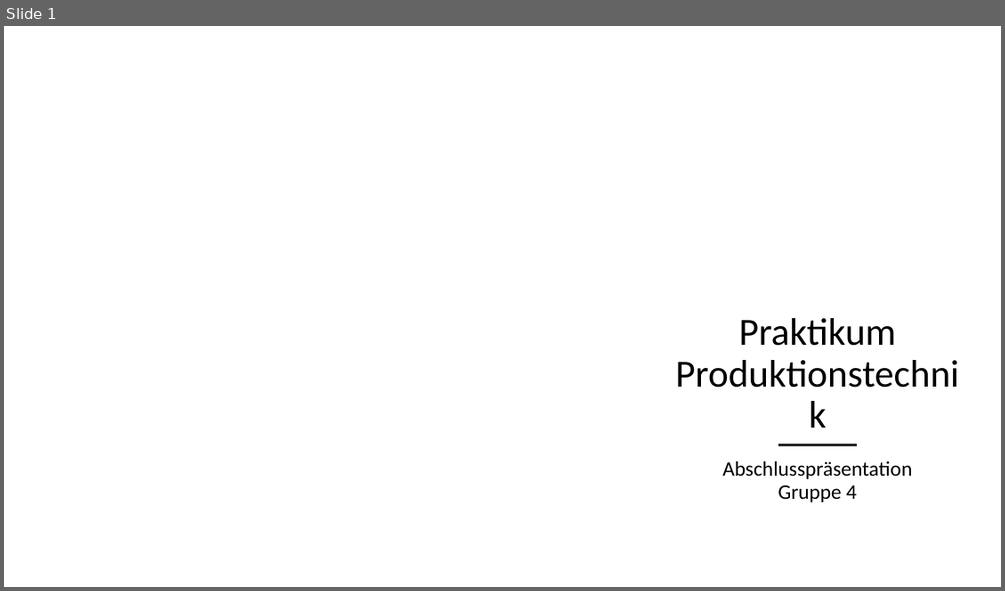
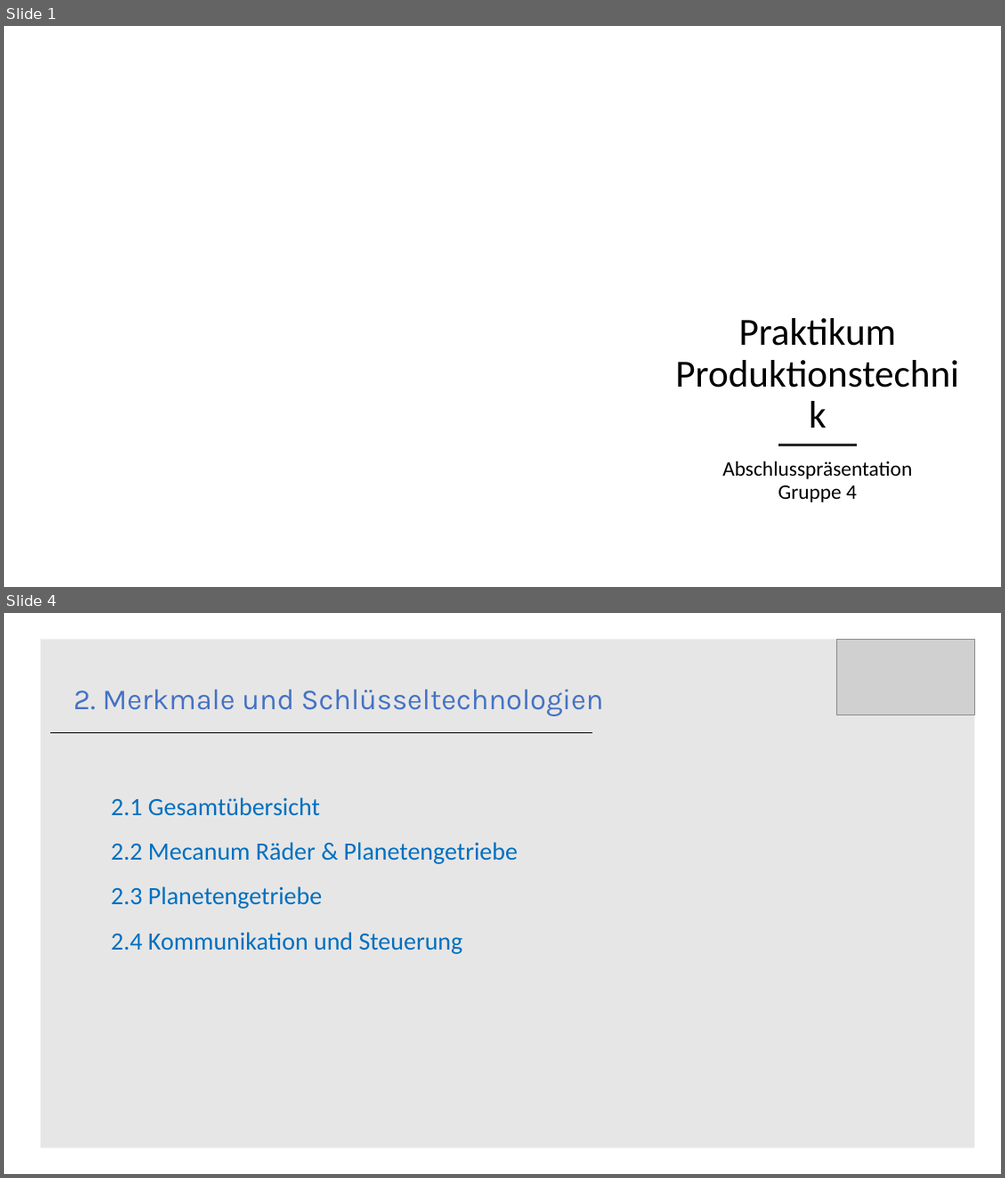
Before and after one commit to Khodii/OmniMoveCar, a slide deck: Praktikum ProdTech Präsentation.pptx. Shown one above the other, each under a label of ours: slide 1 before the commit, slides 1 and 4 after it; the slides between them are not shown. The pictures are 1005x591 and 1005x1178 pixels, drawn with LibreOffice and Linux fonts; fonts in the diff are those of the drawing; grey boxes stand for pictures; background and template pictures are left out. Boxes give left, top, right and bottom in pixels: in the first picture for what was removed or moved away, otherwise in the second. Text is boxed around its words. In the diff, an @@ line names an element or a change of style, - is before the commit and + after.

```diff
--- a/Praktikum ProdTech Präsentation.pptx
+++ b/Praktikum ProdTech Präsentation.pptx
@@ slide 4 added at (4, 613, 1001, 1174), background #FFFFFF @@
@@ rectangle added at (40, 639, 975, 1148), fill #E7E6E6 @@
@@ picture added at (836, 639, 975, 714) @@
@@ text added at (73, 689, 604, 954), 24 pt, text #0070C0 @@
+2. Merkmale und Schlüsseltechnologien
+  2.1 Gesamtübersicht
+  2.2 Mecanum Räder & Planetengetriebe
+  2.3 Planetengetriebe
+  2.4 Kommunikation und Steuerung
@@ line added from (50, 732) to (591, 732), #000000 0.5 pt @@
```
Also in this commit, not shown: 17 slides changed, 4 other slides added.
